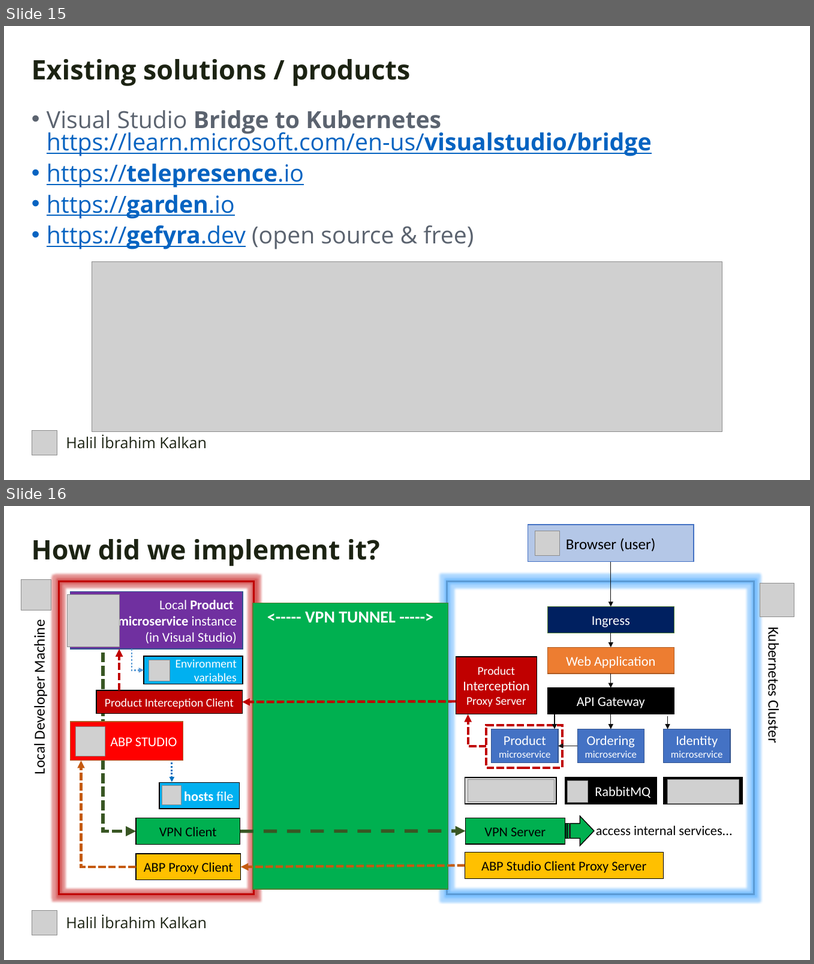
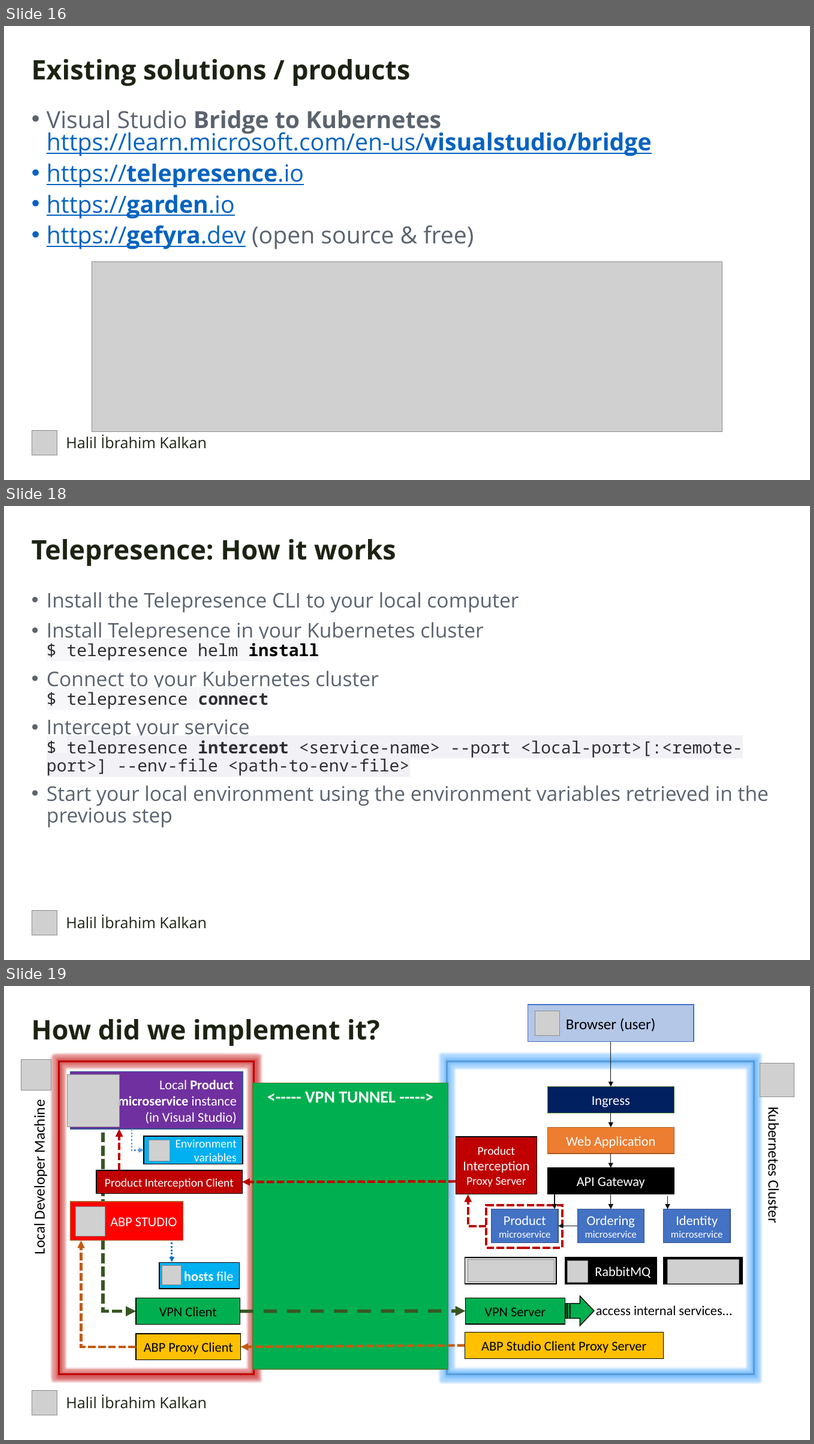
Before and after one commit to hikalkan/presentations, a slide deck: 2024-05-24 DevDays Kubernetes Integrated Dev Environment/Kubernetes Presentation.pptx. Shown one above the other, each under a label of ours: slides 15 and 16 before the commit, slides 16, 18 and 19 after it; the slides between them are not shown. The pictures are 814x964 and 814x1444 pixels, drawn with LibreOffice and Linux fonts; fonts in the diff are those of the drawing; grey boxes stand for pictures; background and template pictures are left out. Boxes give left, top, right and bottom in pixels: in the first picture for what was removed or moved away, otherwise in the second. Text is boxed around its words. In the diff, an @@ line names an element or a change of style, - is before the commit and + after.

```diff
--- a/2024-05-24 DevDays Kubernetes Integrated Dev Environment/Kubernetes Presentation.pptx
+++ b/2024-05-24 DevDays Kubernetes Integrated Dev Environment/Kubernetes Presentation.pptx
@@ slide 18 added at (4,506,810,960), background picture (left out) @@
@@ text added at (32,539,396,566), 32 pt, text #1C2313, bold @@
+Telepresence: How it works
@@ text added at (47,592,769,827), 24 pt, text #5B636F @@
+• Install the Telepresence CLI to your local computer
+• Install Telepresence in your Kubernetes cluster
+  $ telepresence helm install
+• Connect to your Kubernetes cluster
+  $ telepresence connect
+• Intercept your service
+  $ telepresence intercept <service-name> --port <local-port>[:<remote-port>] --env-file <path-to-env-file>
+• Start your local environment using the environment variables retrieved in the previous step
@@ picture added at (32,910,57,935) @@
@@ text added at (66,914,206,928), 18 pt, text #1C2313 @@
+Halil İbrahim Kalkan
@@ what was slide 15 is now slide 16 @@
@@ what was slide 16 is now slide 19 @@
```
Also in this commit, not shown: 3 slides changed, 4 other slides added.
